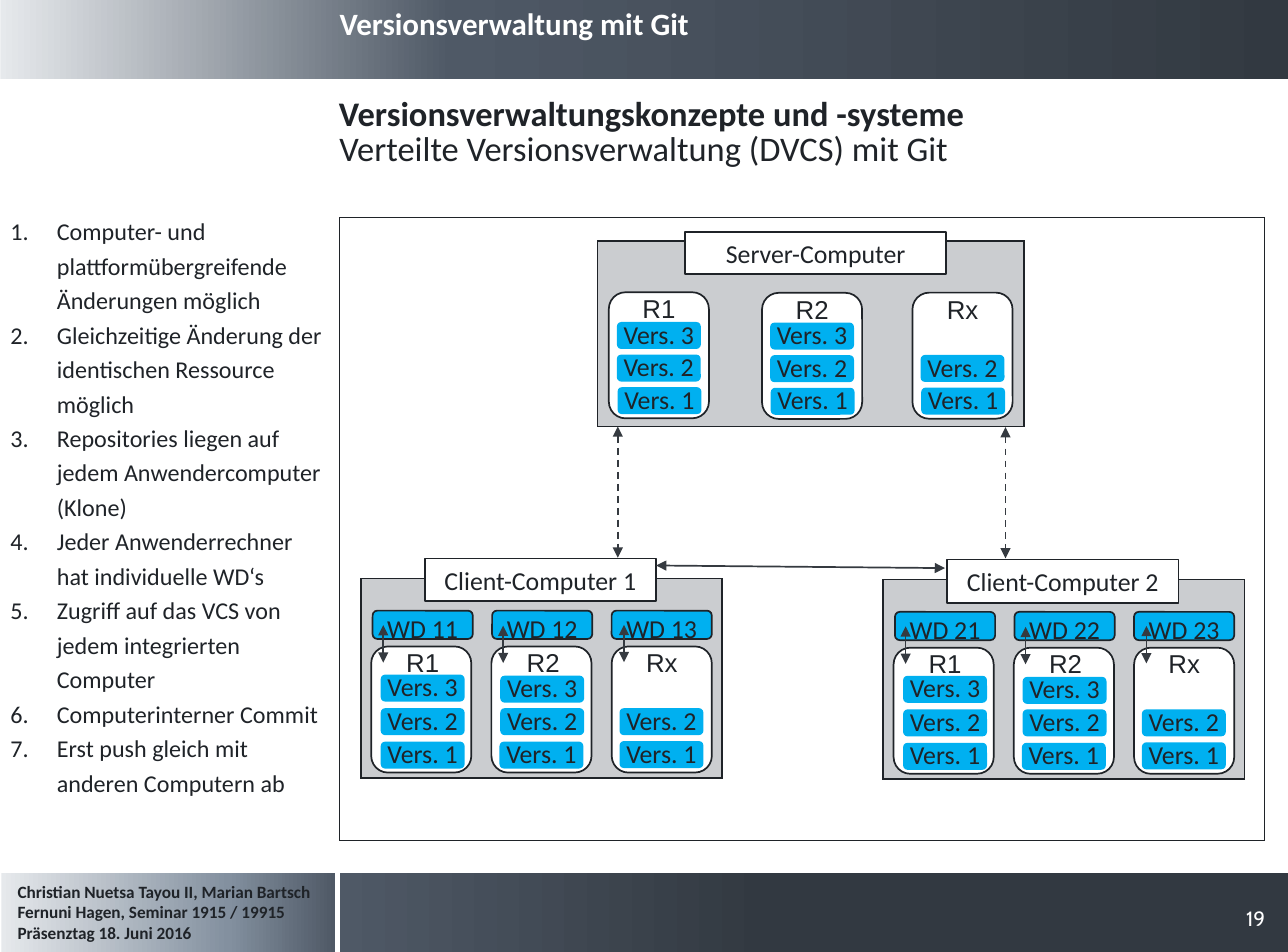
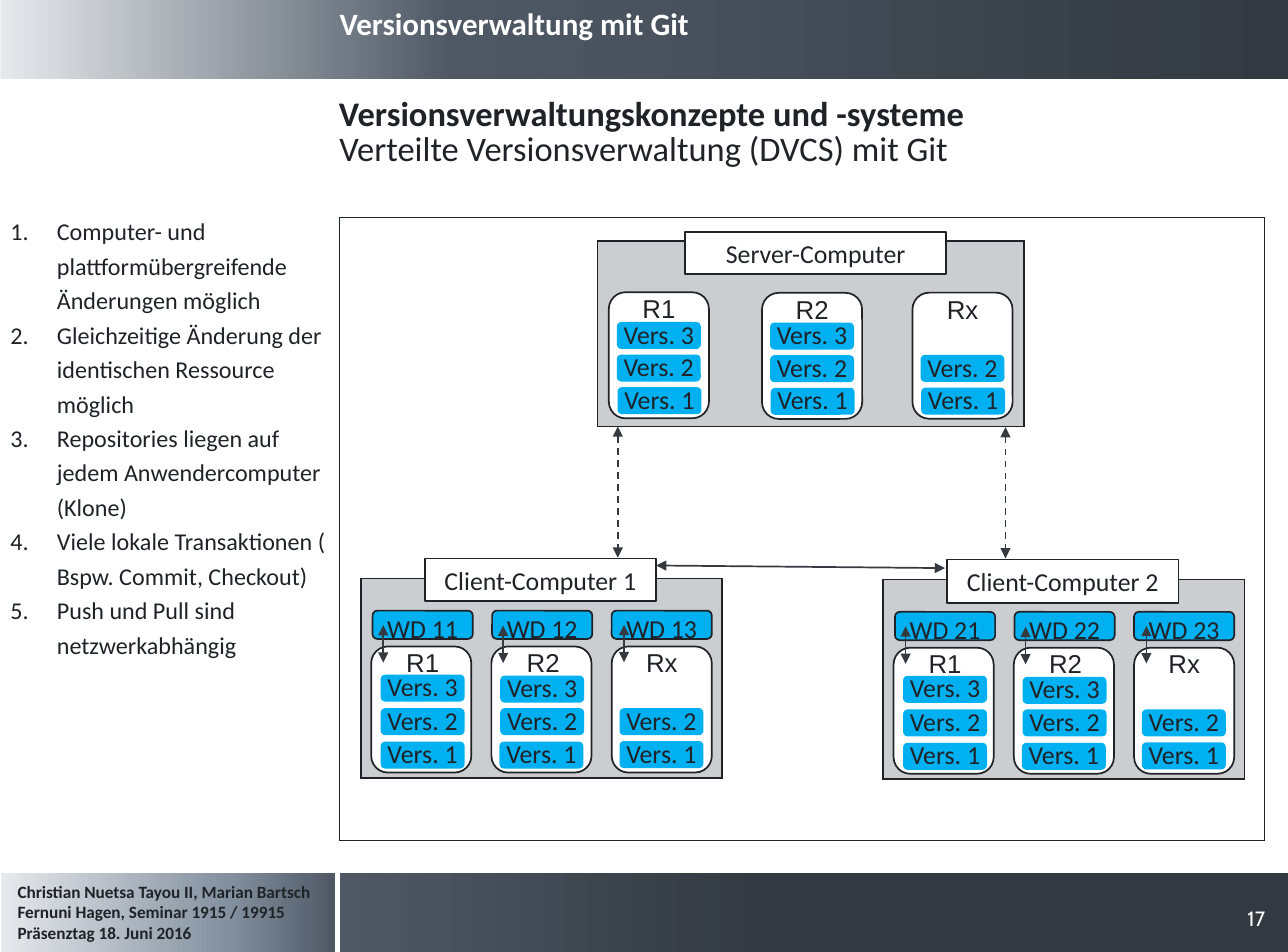
Before and after one commit to cristallin/git-project-seminar, a slide deck: slide 17 of Präsentation_Seminararbeit.pptx (slide 19 before the commit). Drawn at 1288x952 pixels with LibreOffice and Linux fonts; fonts in the diff are those of the drawing; background and template pictures are left out. Boxes give left, top, right and bottom in pixels: in the first picture for what was removed or moved away, otherwise in the second. Text is boxed around its words. In the diff, an @@ line names an element or a change of style, - is before the commit and + after.

```diff
--- a/Präsentation_Seminararbeit.pptx
+++ b/Präsentation_Seminararbeit.pptx
@@ text at bbox=[57, 533, 313, 658]: text changed @@
-4. Jeder Anwenderrechner hat individuelle WD‘s
-5. Zugriff auf das VCS von jedem integrierten Computer
-6. Computerinterner Commit
-7. Erst push gleich mit anderen Computern ab
+4. Viele lokale Transaktionen ( Bspw. Commit, Checkout)
+5. Push und Pull sind netzwerkabhängig
@@ page number at bbox=[1247, 911, 1265, 926]: text changed @@
-19
+17
```
Also in this commit, not shown: 2 other slides changed, 2 slides added, 3 slides removed.
